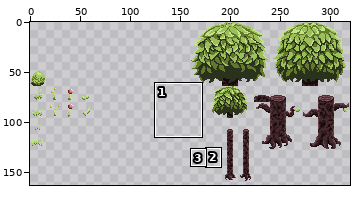
Sprite sheet, stored at Artwork/TileSets/TileMaps/Flora.png. The first picture is a wide view before the edit; the outline marks the close-up.
Close-up. Before the commit:
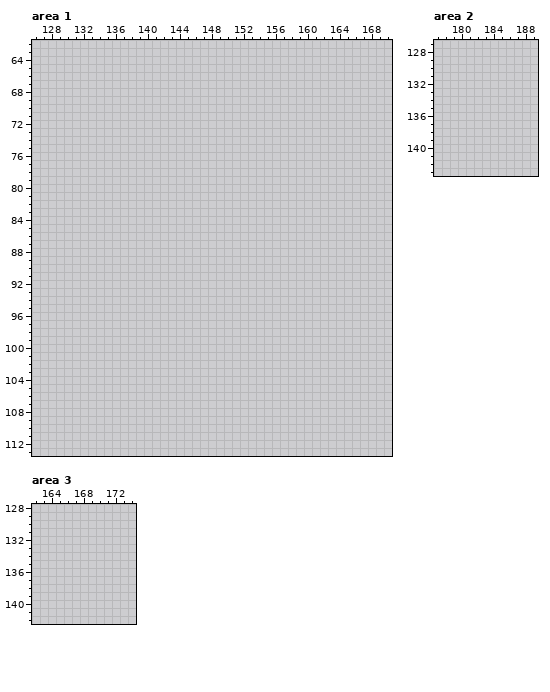
The file is 320x320 pixels. Shown: area 1: x 126..170, y 62..113; area 2: x 177..189, y 127..143; area 3: x 162..174, y 128..142. The wide view leaves out empty margins. The commit also changed other parts of the picture, which this record leaves out.
The same view after the edit:
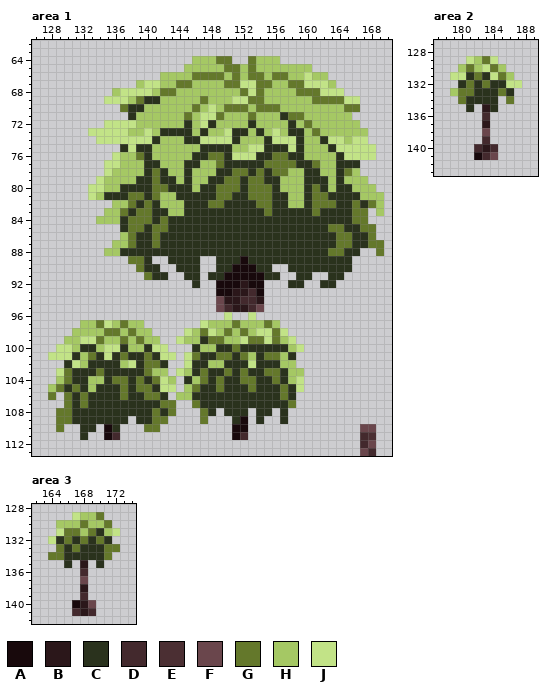
Palette (. is transparent): A #18090c  B #2b171a  C #2a321d  D #43292d  E #4b2f33  F #6a464c  G #64782b  H #a5c864  J #c2e387
The edit:
Changed rows in their new state; - is an unchanged pixel.
Area 1:
first column x 128:
 64 ------------------HHHGG--GHHH-------------
 65 -----------------HHHHHGGHGHHHHHHH---------
 66 --------------HHHHGGGGHGHGGHGGHHJHH-------
 67 -----------HJJHHGGHHHHGGJJGGHHGGJJJH------
 68 --------HJJJJHGGHHHHHHHHGJGHHHHGGGJJJ-----
 69 -------JJJHGCCHHHHHGHHHJJGGHHHHHHGGGGJJ---
 70 ---------GCCHHHHHHGHJHGGGHGGGHHHHHHHHGG---
 71 ----------CHHHHHHGHJJGHHHGHHHCGGHHHHHH----
 72 -------JJJJHHHHHHCHJCHHHHCHHHHCHGHHHHHH---
 73 -----JJJJJHHJHCCCCHCHHJCCHCHJHCCHGHHHHHH--
 74 ------JJJJJJJCHHHCCJJJJCHHHCJJJCHHCJJHJJ--
 75 ---------CJCCHHHHHHCCCCHHJJCCCJCHHHCJJJJJ-
 76 --------JHHGCHHHHHCCGGCJJJCCGGCCHHHHCJJJJ-
 77 -------JJHHHCCHHHCCHHGCCCCCGGGGCCGHHCCC---
 78 -------JHHHHCGCHHCHHHCCGGCGCGGHHCCHHCGH---
 79 ------JHHHHCCGCCHCHHCCGGCGGCCHHHCCCHCHHH--
 80 -----JJHHCCCCGGCCCHCCGGGCGGGCHHHCGCHCCHHH-
 81 -----JHCCCGGCGHHCCCCCGGCCGGGCCHHCGGCCCCHHH
 82 --------HHGCGCHHHCCCGGCCCCGGCCHHCGGGCCGCGH
 83 -------HHGCGGCCHHCCCCCCCCCCGCCCCCGCCCCGG-H
 84 ------HHHCGGGCGCCCCCCCCCCCCCCCCCCCCCCCGG--
 85 ---------CGGCGGCCCCCCCCCCCCCCCCCCCCGGCCGG-
 86 ---------HGCCGCCCCCCCCCCCCCCCCCCCCCCGGCCG-
 87 --------HHGCCGCCCCCCCCCCCCCCCCCCCCCCGGCCGG
 88 -------HHCCCCCCCCCCCCCCCCCCCCCCCCCCGGCC--G
 89 ----------GGC--CCCC--CCCACCCCCCCCCCCCC----
 90 -----------GCC--CCC--CCAAACC--CCCCCCCC----
 91 ------------GCC--CC-CCAAAAACC--CC--CC-----
 92 ------------------C--AAABAA---CC--CC------
 93 ---------------------AABBDA---------------
 94 ---------------------FBBDDB---------------
 95 ---------------------FDBBDF---------------
 96 ----------------------J--J----------------
 97 ----HHGJHGHH-------JHHHGHHHGH-------------
 98 ---HHHHGGHGHH----JHGJHGHGHJJGJ------------
 99 --HHJJGHHGHGHH--JHHCGGHHJGGJGHJ-----------
100 -JJHCCHJJCHHCJJ---CHHCCGCCCCCCHJ----------
101 JJJCHGCJCGCCGCJJ-JGCCGGCGHCGGHC-----------
102 --CJHCCCCHJCGGC--JCCHHCCCJCCCHH-----------
103 -JGCCCGCCCCCGHH-JHCGCCGCGCCGGCHH----------
104 -HGCCHHCGGCGCGJH-CHGCGCCGGCCGCHJ----------
105 HGCGCHCCCGCGGCJJ-HGCCGCCCGCCCGCJ----------
106 G-GCGCCCCGCCGGC-HHCCCCCCCCCCCGC-----------
107 --GCGCCCCCCCCCGG--GCCCCCCCCCCCG-----------
108 -GGCCCCCCCCCCGCG---GC-CCC-CC-C------------
109 -GGCCCCCCC-CCGG----G---CA-C--C------------
110 -G--CC-AC---GG---------AA--------------FF-
111 ----C--AD--------------AD--------------DE-
112 ---------------------------------------DF-
113 ---------------------------------------FD-
Area 2:
first column x 179:
129 --JHGJ---
130 -HGHJGH--
131 JJCGCJGH-
132 -CGCGCCJJ
133 HGGCCCGC-
134 -GCCCC-G-
135 --C-BC---
136 ----D----
137 ----B----
138 ----F----
139 ----D----
140 ---DBD---
141 ---ADF---
Area 3:
first column x 164:
129 ---JHHG--
130 -HHHGHHG-
131 -JGGHGCHJ
132 JCGCGCGC-
133 -GCGCCCGG
134 GGCCCCCG-
135 --C-B-C--
136 ----D----
137 ----F----
138 ----B----
139 ----D----
140 ---ABF---
141 ---DBD---
